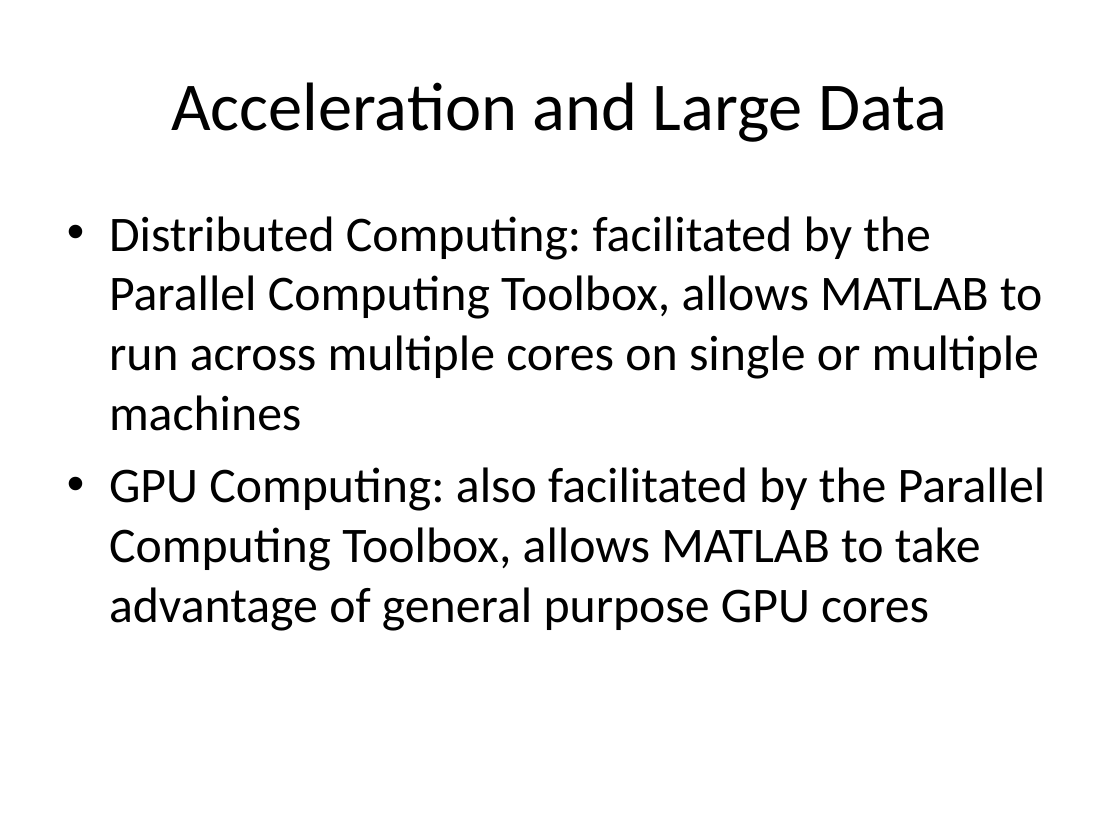
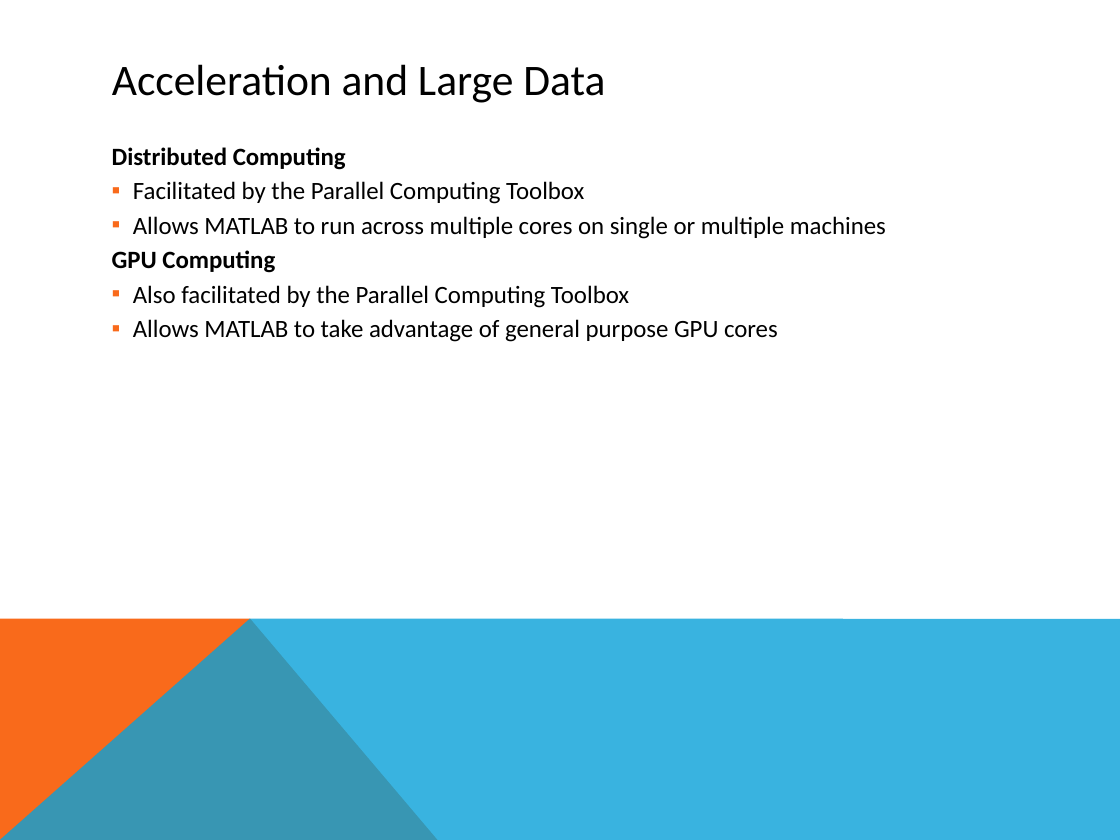
Before and after one commit to mazzas/School, a slide deck: slide 21 of SE4910/Project/Neural Network Toolbox.ppt. Drawn at 1120x840 pixels with LibreOffice and Linux fonts; fonts in the diff are those of the drawing. Boxes give left, top, right and bottom in pixels: in the first picture for what was removed or moved away, otherwise in the second. Text is boxed around its words. In the diff, an @@ line names an element or a change of style, - is before the commit and + after.

```diff
--- a/SE4910/Project/Neural Network Toolbox.ppt
+++ b/SE4910/Project/Neural Network Toolbox.ppt
@@ title "Acceleration and Large Data": place and size @@
-title "Acceleration and Large Data" at box(171, 82, 947, 142)
+title "Acceleration and Large Data" at box(112, 64, 605, 103)
@@ title "Acceleration and Large Data" at box(112, 64, 605, 103): size 44 to 28 pt; alignment centre to left @@
@@ text at box(112, 147, 886, 342): text changed; size 32 to 16 pt @@
-• Distributed Computing: facilitated by the Parallel Computing Toolbox, allows MATLAB to run across multiple cores on single or multiple machines
-• GPU Computing: also facilitated by the Parallel Computing Toolbox, allows MATLAB to take advantage of general purpose GPU cores
+Distributed Computing
+  ▪ Facilitated by the Parallel Computing Toolbox
+  ▪ Allows MATLAB to run across multiple cores on single or multiple machines
+  GPU Computing
+  ▪ Also facilitated by the Parallel Computing Toolbox
+  ▪ Allows MATLAB to take advantage of general purpose GPU cores
@@ freeform shape added at box(0, 618, 438, 840), fill #F96A1B @@
@@ freeform shape added at box(0, 618, 1120, 840), fill #08A1D9 at 80% opacity @@
```
Also in this commit, not shown: 19 other slides changed, 10 slides added, 3 slides removed.
